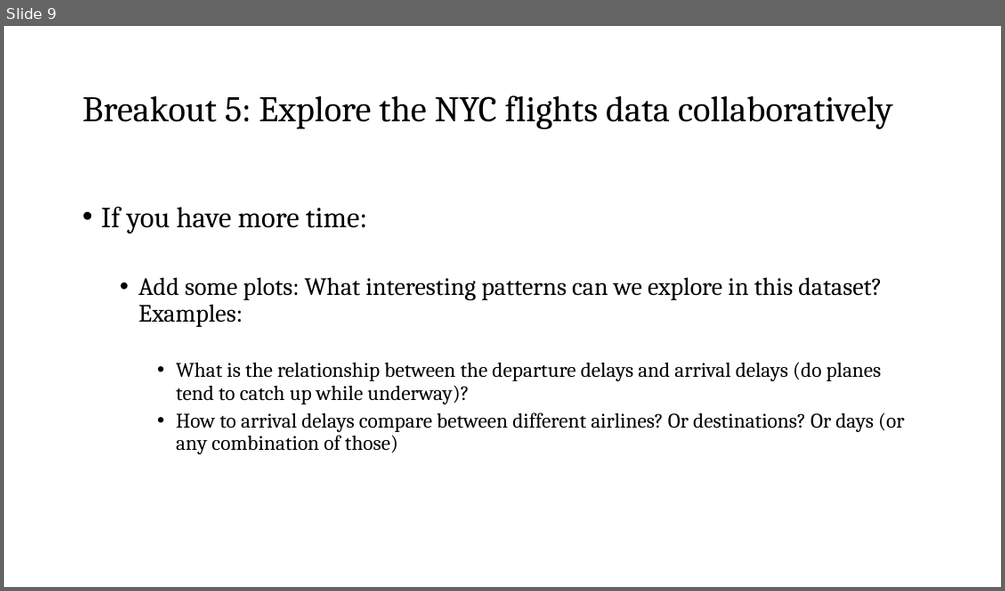
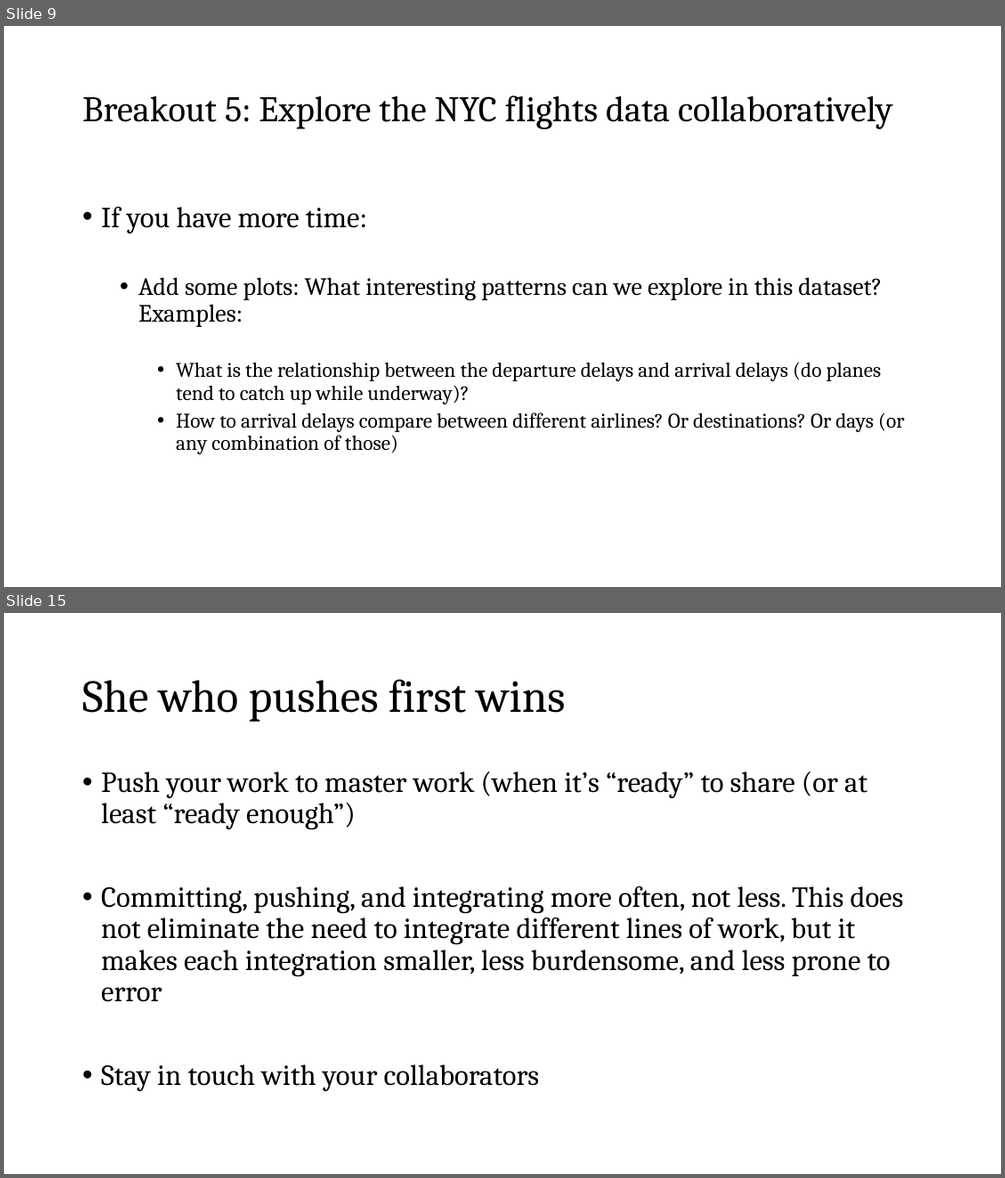
Before and after one commit to nt246/NTRES6940-data-science, a slide deck: slides/Slides_class10.pptx. Shown one above the other, each under a label of ours: slide 9 before the commit, slides 9 and 15 after it; the slides between them are not shown. The pictures are 1005x591 and 1005x1178 pixels, drawn with LibreOffice and Linux fonts; fonts in the diff are those of the drawing. Boxes give left, top, right and bottom in pixels: in the first picture for what was removed or moved away, otherwise in the second. Text is boxed around its words. In the diff, an @@ line names an element or a change of style, - is before the commit and + after.

Commit message:
First draft tutorial

```diff
--- a/slides/Slides_class10.pptx
+++ b/slides/Slides_class10.pptx
@@ slide 15 added at bbox=[4, 613, 1001, 1174], background #FFFFFF @@
@@ title added at bbox=[82, 679, 566, 722], 33 pt, text #000000 @@
+She who pushes first wins
@@ text added at bbox=[101, 771, 904, 1091], 21 pt, text #000000 @@
+• Push your work to master work (when it’s “ready” to share (or at least “ready enough”)
+• Committing, pushing, and integrating more often, not less. This does not eliminate the need to integrate different lines of work, but it makes each integration smaller, less burdensome, and less prone to error
+• Stay in touch with your collaborators
```
Also in this commit, not shown: 10 other slides added, 2 other files.
